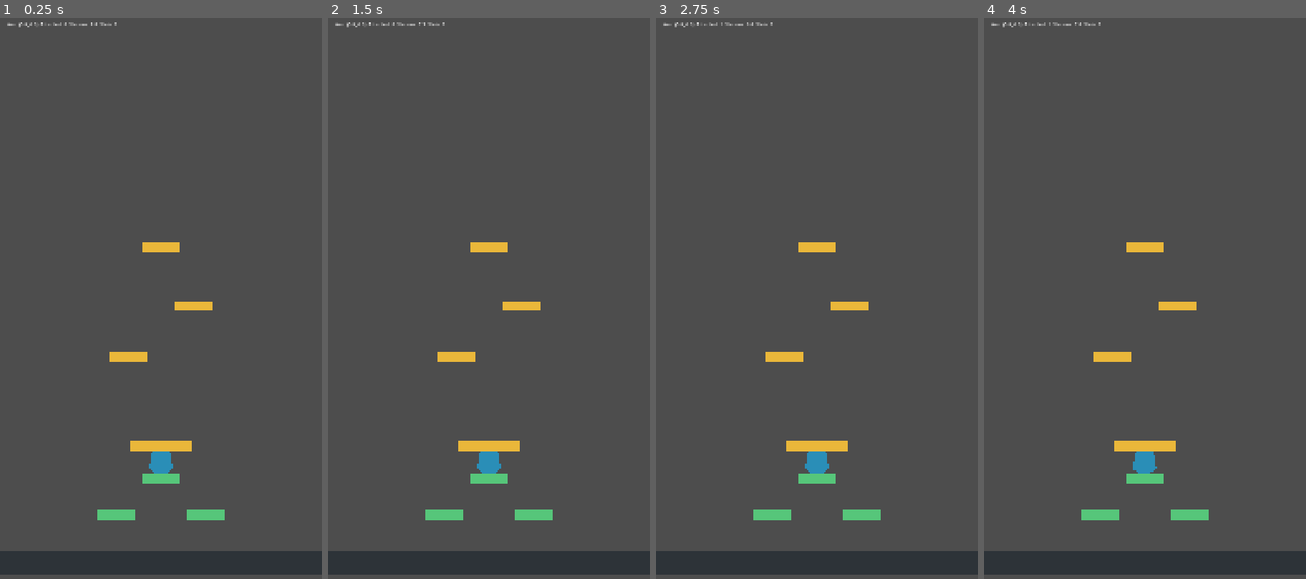
Above: before the commit, frames 1-4 (left to right).
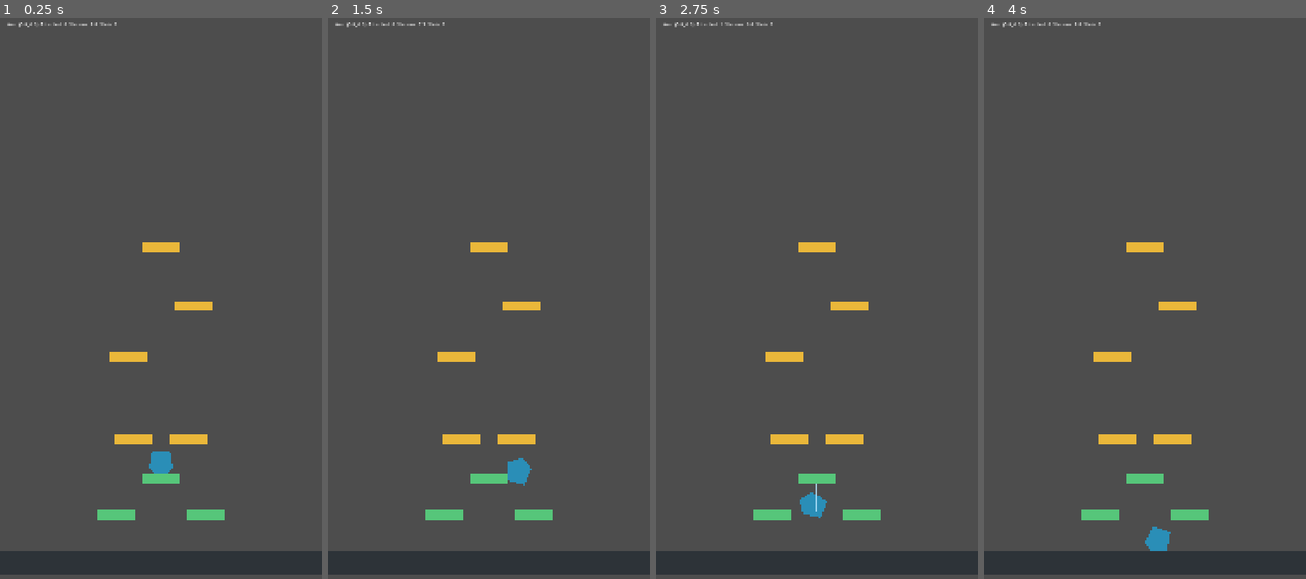
Above: after the commit, the same moments.

Repository: Khanh04/the-climber
Game: Godot game, scene res://scenes/main/dev_playground.tscn
The game is run twice, just before and just after one commit, with the same random seed, the same clock (stepped at 60 frames per second) and the same inputs.
Inputs (mouse positions are in pixels of both pictures, inside the frame that each line leads up to):
- Up to frame 1 (0.25 s): no input
- Up to frame 2 (1.5 s): tap Enter at 0.5 s; move the mouse to (559, 270) at 0.52 s; hold D (debug_right_grip) 0.53-1.25 s; hold Shift 0.53-1.25 s; click (559, 270) at 0.67 s; drag from (424, 326) to (472, 416) at 1.27 s
- Up to frame 3 (2.75 s): move the mouse to (849, 175) at 2.02 s; hold D (debug_right_grip) from 2.03 s (still down); tap Ctrl at 2.1 s
- Up to frame 4 (4 s): release D (debug_right_grip) at 2.75 s; drag from (1128, 416) to (1048, 214) at 2.77 s; tap R (debug_reset_run) at 3.5 s; move the mouse to (1241, 388) at 3.52 s; hold A (debug_left_grip) from 3.53 s (still down); tap Alt at 3.6 s

The runs differ from the first frame. In frame 1, 0.6% of the frame differs, in the area x 35-65%, y 74-78%; in frame 2, 1.1%; in frame 3, 1.1%, in the area x 35-65%, y 74-90%; in frame 4, 1.1%.

Commit message:
feat: Update climbing prototype tuning parameters and validation checks

Diff:
--- a/resources/config/climb_prototype_tuning.gd
+++ b/resources/config/climb_prototype_tuning.gd
@@ -2,8 +2,13 @@
 extends Resource
 
 @export var handhold_detection_radius_pixels: float = 96.0
-@export var swing_control_force: float = 1200.0
-@export var two_hand_velocity_damping: float = 0.82
+@export var swing_control_force: float = 2400.0
+@export var grip_hang_offset_pixels: float = 92.0
+@export var grip_aim_target_offset_pixels: float = 72.0
+@export var grip_pull_stiffness: float = 42.0
+@export var grip_velocity_damping: float = 0.96
+@export var attached_gravity_compensation_force: float = 980.0
+@export var two_hand_velocity_damping: float = 0.90
 @export var max_player_speed_pixels_per_second: float = 900.0
 @export var pixels_per_meter: float = 100.0
 @export var handhold_group_name: StringName = &"handhold"
@@ -11,6 +16,12 @@
 func is_valid() -> bool:
     return handhold_detection_radius_pixels > 0.0 \
         and swing_control_force > 0.0 \
+        and grip_hang_offset_pixels > 0.0 \
+        and grip_aim_target_offset_pixels >= 0.0 \
+        and grip_pull_stiffness > 0.0 \
+        and grip_velocity_damping >= 0.0 \
+        and grip_velocity_damping <= 1.0 \
+        and attached_gravity_compensation_force >= 0.0 \
         and two_hand_velocity_damping >= 0.0 \
         and two_hand_velocity_damping <= 1.0 \
         and max_player_speed_pixels_per_second > 0.0 \
@@ -23,6 +34,11 @@
 func assert_valid() -> void:
     Validation.require_condition(handhold_detection_radius_pixels > 0.0, "Handhold detection radius must be positive.")
     Validation.require_condition(swing_control_force > 0.0, "Swing control force must be positive.")
+    Validation.require_condition(grip_hang_offset_pixels > 0.0, "Grip hang offset must be positive.")
+    Validation.require_condition(grip_aim_target_offset_pixels >= 0.0, "Grip aim target offset cannot be negative.")
+    Validation.require_condition(grip_pull_stiffness > 0.0, "Grip pull stiffness must be positive.")
+    Validation.require_condition(grip_velocity_damping >= 0.0 and grip_velocity_damping <= 1.0, "Grip velocity damping must be between 0 and 1.")
+    Validation.require_condition(attached_gravity_compensation_force >= 0.0, "Attached gravity compensation force cannot be negative.")
     Validation.require_condition(two_hand_velocity_damping >= 0.0 and two_hand_velocity_damping <= 1.0, "Two-hand velocity damping must be between 0 and 1.")
     Validation.require_condition(max_player_speed_pixels_per_second > 0.0, "Max player speed must be positive.")
     Validation.require_condition(pixels_per_meter > 0.0, "Pixels-per-meter conversion must be positive.")
--- a/scenes/main/dev_playground.gd
+++ b/scenes/main/dev_playground.gd
@@ -29,8 +29,8 @@
 var _mobile_input: MobileTouchInputAdapterScript = MobileTouchInputAdapterScript.new()
 var _controller: ClimbPrototypeControllerScript
 var _active_touch_positions: PackedVector2Array = PackedVector2Array()
-var _left_grip_joint: PinJoint2D = null
-var _right_grip_joint: PinJoint2D = null
+var _left_grip_link: Line2D = null
+var _right_grip_link: Line2D = null
 var _start_y: float = 0.0
 
 func _ready() -> void:
@@ -56,8 +56,8 @@
 	var right_target: RefCounted = _find_nearest_handhold(_right_hand_anchor.global_position)
 	var result: ClimbPrototypeFrameResultScript = _controller.apply_input_frame(input_frame, left_target, right_target, delta)
 
-	_sync_grip_joints()
 	_apply_prototype_motion(result)
+	_sync_grip_links()
 	_record_height()
 
 	if result.stamina_depleted_now:
@@ -77,8 +77,8 @@
 func get_controller_for_test() -> ClimbPrototypeControllerScript:
 	return _controller
 
-func sync_grip_joints_for_test() -> void:
-	_sync_grip_joints()
+func sync_grip_links_for_test() -> void:
+	_sync_grip_links()
 
 func _validate_required_state() -> void:
 	Validation.require_condition(climb_tuning != null, "DevPlayground requires climb tuning.")
@@ -154,6 +154,9 @@
 	return nearest_target
 
 func _apply_prototype_motion(result: ClimbPrototypeFrameResultScript) -> void:
+	if result.attached_hand_count > 0:
+		_apply_virtual_grip_forces(result)
+
 	if result.control_force != Vector2.ZERO:
 		_player_body.apply_central_force(result.control_force)
 
@@ -163,39 +166,68 @@
 	if result.attached_hand_count == 2:
 		_player_body.linear_velocity *= climb_tuning.two_hand_velocity_damping
 
-func _sync_grip_joints() -> void:
+func _apply_virtual_grip_forces(result: ClimbPrototypeFrameResultScript) -> void:
 	var attachment_state: HandAttachmentState = _controller.get_attachment_state()
-	_left_grip_joint = _sync_hand_joint(HandSideScript.Value.LEFT, _left_grip_joint, attachment_state, &"LeftGripJoint")
-	_right_grip_joint = _sync_hand_joint(HandSideScript.Value.RIGHT, _right_grip_joint, attachment_state, &"RightGripJoint")
-
-func _sync_hand_joint(hand_side: int, current_joint: PinJoint2D, attachment_state: HandAttachmentState, joint_name: StringName) -> PinJoint2D:
+	var target_position: Vector2 = _calculate_grip_target_position(attachment_state, result.control_force)
+	var displacement: Vector2 = target_position - _player_body.global_position
+
+	_player_body.apply_central_force(Vector2.UP * climb_tuning.attached_gravity_compensation_force * _player_body.mass * _player_body.gravity_scale)
+	_player_body.apply_central_force(displacement * climb_tuning.grip_pull_stiffness)
+	_player_body.linear_velocity *= climb_tuning.grip_velocity_damping
+
+func _calculate_grip_target_position(attachment_state: HandAttachmentState, control_force: Vector2) -> Vector2:
+	var attached_count: int = attachment_state.get_attached_hand_count()
+	Validation.require_condition(attached_count > 0, "Grip target position requires an attached hand.")
+
+	var hold_position_sum: Vector2 = Vector2.ZERO
+	if attachment_state.is_attached(HandSideScript.Value.LEFT):
+		hold_position_sum += attachment_state.get_attach_position(HandSideScript.Value.LEFT)
+
+	if attachment_state.is_attached(HandSideScript.Value.RIGHT):
+		hold_position_sum += attachment_state.get_attach_position(HandSideScript.Value.RIGHT)
+
+	var average_hold_position: Vector2 = hold_position_sum / float(attached_count)
+	var aim_offset: Vector2 = Vector2.ZERO
+	if control_force != Vector2.ZERO:
+		aim_offset = control_force.normalized() * climb_tuning.grip_aim_target_offset_pixels
+
+	return average_hold_position + Vector2.DOWN * climb_tuning.grip_hang_offset_pixels + aim_offset
+
+func _sync_grip_links() -> void:
+	var attachment_state: HandAttachmentState = _controller.get_attachment_state()
+	_left_grip_link = _sync_hand_link(HandSideScript.Value.LEFT, _left_grip_link, attachment_state, _left_hand_anchor, &"LeftGripLink")
+	_right_grip_link = _sync_hand_link(HandSideScript.Value.RIGHT, _right_grip_link, attachment_state, _right_hand_anchor, &"RightGripLink")
+
+func _sync_hand_link(hand_side: int, current_link: Line2D, attachment_state: HandAttachmentState, hand_anchor: Marker2D, link_name: StringName) -> Line2D:
 	if not attachment_state.is_attached(hand_side):
-		if current_joint != null:
-			current_joint.queue_free()
+		if current_link != null:
+			current_link.queue_free()
 		return null
 
-	if current_joint != null:
-		return current_joint
+	var active_link: Line2D = current_link
+	if active_link == null:
+		active_link = Line2D.new()
+		active_link.name = link_name
+		active_link.width = 4.0
+		active_link.default_color = Color(0.72, 0.9, 1.0, 0.8)
+		add_child(active_link)
 
 	var hold_node: Node = get_node_or_null(attachment_state.get_hold_path(hand_side))
-	Validation.require_condition(hold_node != null, "DevPlayground grip joint requires an attached handhold node.")
-	Validation.require_condition(hold_node is PhysicsBody2D, "DevPlayground grip joint requires a PhysicsBody2D handhold.")
-
-	var joint: PinJoint2D = PinJoint2D.new()
-	joint.name = joint_name
-	add_child(joint)
-	joint.global_position = attachment_state.get_attach_position(hand_side)
-	joint.node_a = joint.get_path_to(_player_body)
-	joint.node_b = joint.get_path_to(hold_node)
-	joint.disable_collision = true
-	return joint
+	Validation.require_condition(hold_node != null, "DevPlayground grip link requires an attached handhold node.")
+	Validation.require_condition(hold_node is Node2D, "DevPlayground grip link requires a Node2D handhold.")
+
+	active_link.points = PackedVector2Array([
+		to_local(attachment_state.get_attach_position(hand_side)),
+		to_local(hand_anchor.global_position)
+	])
+	return active_link
 
 func _record_height() -> void:
 	var height_pixels: float = maxf(0.0, _start_y - _player_body.global_position.y)
 	_run_session.record_height(height_pixels / climb_tuning.pixels_per_meter)
 
 func _reset_playground() -> void:
-	_clear_grip_joints()
+	_clear_grip_links()
 
 	if _controller != null:
 		_controller.reset()
@@ -209,14 +241,14 @@
 	_player_body.linear_velocity = Vector2.ZERO
 	_player_body.angular_velocity = 0.0
 
-func _clear_grip_joints() -> void:
-	if _left_grip_joint != null:
-		_left_grip_joint.queue_free()
-		_left_grip_joint = null
-
-	if _right_grip_joint != null:
-		_right_grip_joint.queue_free()
-		_right_grip_joint = null
+func _clear_grip_links() -> void:
+	if _left_grip_link != null:
+		_left_grip_link.queue_free()
+		_left_grip_link = null
+
+	if _right_grip_link != null:
+		_right_grip_link.queue_free()
+		_right_grip_link = null
 
 func _update_touch_position(event: InputEventScreenTouch) -> void:
 	if event.pressed:
--- a/scenes/main/dev_playground.tscn
+++ b/scenes/main/dev_playground.tscn
@@ -89,7 +89,9 @@
 polygon = PackedVector2Array(-64, -17, 64, -17, 64, 17, -64, 17)
 
 [node name="HoldStartLeft" type="StaticBody2D" parent="Handholds" groups=["handhold"]]
-position = Vector2(500, 1450)
+position = Vector2(450, 1424)
+collision_layer = 2
+collision_mask = 0
 
 [node name="CollisionShape2D" type="CollisionShape2D" parent="Handholds/HoldStartLeft"]
 shape = SubResource("RectangleShape2D_hold")
@@ -99,7 +101,9 @@
 polygon = PackedVector2Array(-64, -17, 64, -17, 64, 17, -64, 17)
 
 [node name="HoldStartRight" type="StaticBody2D" parent="Handholds" groups=["handhold"]]
-position = Vector2(580, 1450)
+position = Vector2(630, 1424)
+collision_layer = 2
+collision_mask = 0
 
 [node name="CollisionShape2D" type="CollisionShape2D" parent="Handholds/HoldStartRight"]
 shape = SubResource("RectangleShape2D_hold")
@@ -110,6 +114,8 @@
 
 [node name="HoldMidLeft" type="StaticBody2D" parent="Handholds" groups=["handhold"]]
 position = Vector2(430, 1150)
+collision_layer = 2
+collision_mask = 0
 
 [node name="CollisionShape2D" type="CollisionShape2D" parent="Handholds/HoldMidLeft"]
 shape = SubResource("RectangleShape2D_hold")
@@ -120,6 +126,8 @@
 
 [node name="HoldMidRight" type="StaticBody2D" parent="Handholds" groups=["handhold"]]
 position = Vector2(650, 980)
+collision_layer = 2
+collision_mask = 0
 
 [node name="CollisionShape2D" type="CollisionShape2D" parent="Handholds/HoldMidRight"]
 shape = SubResource("RectangleShape2D_hold")
@@ -130,6 +138,8 @@
 
 [node name="HoldTop" type="StaticBody2D" parent="Handholds" groups=["handhold"]]
 position = Vector2(540, 780)
+collision_layer = 2
+collision_mask = 0
 
 [node name="CollisionShape2D" type="CollisionShape2D" parent="Handholds/HoldTop"]
 shape = SubResource("RectangleShape2D_hold")
--- a/tests/scene/test_dev_playground_scene.gd
+++ b/tests/scene/test_dev_playground_scene.gd
@@ -55,6 +55,28 @@
     assert_lte(left_anchor.global_position.distance_to(left_hold.global_position), playground.climb_tuning.handhold_detection_radius_pixels)
     assert_lte(right_anchor.global_position.distance_to(right_hold.global_position), playground.climb_tuning.handhold_detection_radius_pixels)
 
+func test_dev_playground_climb_holds_do_not_block_player_body() -> void:
+    var scene: PackedScene = load("res://scenes/main/dev_playground.tscn")
+    var playground_node: Node = scene.instantiate()
+    var playground: DevPlayground = playground_node as DevPlayground
+
+    assert_not_null(playground)
+    add_child_autofree(playground)
+    await get_tree().process_frame
+
+    var player_body: RigidBody2D = playground.get_node("PlayerBody") as RigidBody2D
+    var left_hold: StaticBody2D = playground.get_node("Handholds/HoldStartLeft") as StaticBody2D
+    var right_hold: StaticBody2D = playground.get_node("Handholds/HoldStartRight") as StaticBody2D
+    var safe_platform: StaticBody2D = playground.get_node("Handholds/HoldSafePlatform") as StaticBody2D
+
+    assert_not_null(player_body)
+    assert_not_null(left_hold)
+    assert_not_null(right_hold)
+    assert_not_null(safe_platform)
+    assert_false((player_body.collision_mask & left_hold.collision_layer) != 0)
+    assert_false((player_body.collision_mask & right_hold.collision_layer) != 0)
+    assert_true((player_body.collision_mask & safe_platform.collision_layer) != 0)
+
 func test_dev_playground_has_safe_start_block_below_spawn() -> void:
     var scene: PackedScene = load("res://scenes/main/dev_playground.tscn")
     var playground_node: Node = scene.instantiate()
@@ -73,7 +95,7 @@
     assert_gt(safe_platform.global_position.y, reset_anchor.global_position.y)
     assert_lte(safe_platform.global_position.y - reset_anchor.global_position.y, 80.0)
 
-func test_dev_playground_left_grip_creates_and_releases_runtime_joint() -> void:
+func test_dev_playground_left_grip_creates_and_releases_runtime_link() -> void:
     var scene: PackedScene = load("res://scenes/main/dev_playground.tscn")
     var playground_node: Node = scene.instantiate()
     var playground: DevPlayground = playground_node as DevPlayground
@@ -85,19 +107,20 @@
     playground.get_controller_for_test().get_attachment_state().attach(
         HandSide.Value.LEFT,
         &"HoldStartLeft",
-        Vector2(500.0, 1450.0),
+        Vector2(450.0, 1424.0),
         NodePath("Handholds/HoldStartLeft")
     )
-    playground.sync_grip_joints_for_test()
+    playground.sync_grip_links_for_test()
 
-    var left_joint: PinJoint2D = playground.get_node_or_null("LeftGripJoint") as PinJoint2D
-    assert_not_null(left_joint)
+    var left_link: Line2D = playground.get_node_or_null("LeftGripLink") as Line2D
+    assert_not_null(left_link)
+    assert_eq(left_link.get_point_count(), 2)
 
     playground.get_controller_for_test().get_attachment_state().release(HandSide.Value.LEFT)
-    playground.sync_grip_joints_for_test()
+    playground.sync_grip_links_for_test()
     await get_tree().process_frame
 
-    assert_null(playground.get_node_or_null("LeftGripJoint"))
+    assert_null(playground.get_node_or_null("LeftGripLink"))
 
 func test_dev_playground_reset_clears_runtime_attachments_and_restarts_run() -> void:
     var scene: PackedScene = load("res://scenes/main/dev_playground.tscn")
--- a/tests/unit/test_tuning_validation.gd
+++ b/tests/unit/test_tuning_validation.gd
@@ -94,6 +94,6 @@
 
 func test_invalid_climb_prototype_tuning_is_detected() -> void:
     var tuning = ClimbPrototypeTuningScript.new()
-    tuning.two_hand_velocity_damping = 1.5
+    tuning.grip_velocity_damping = 1.5
 
     assert_false(tuning.is_valid())
